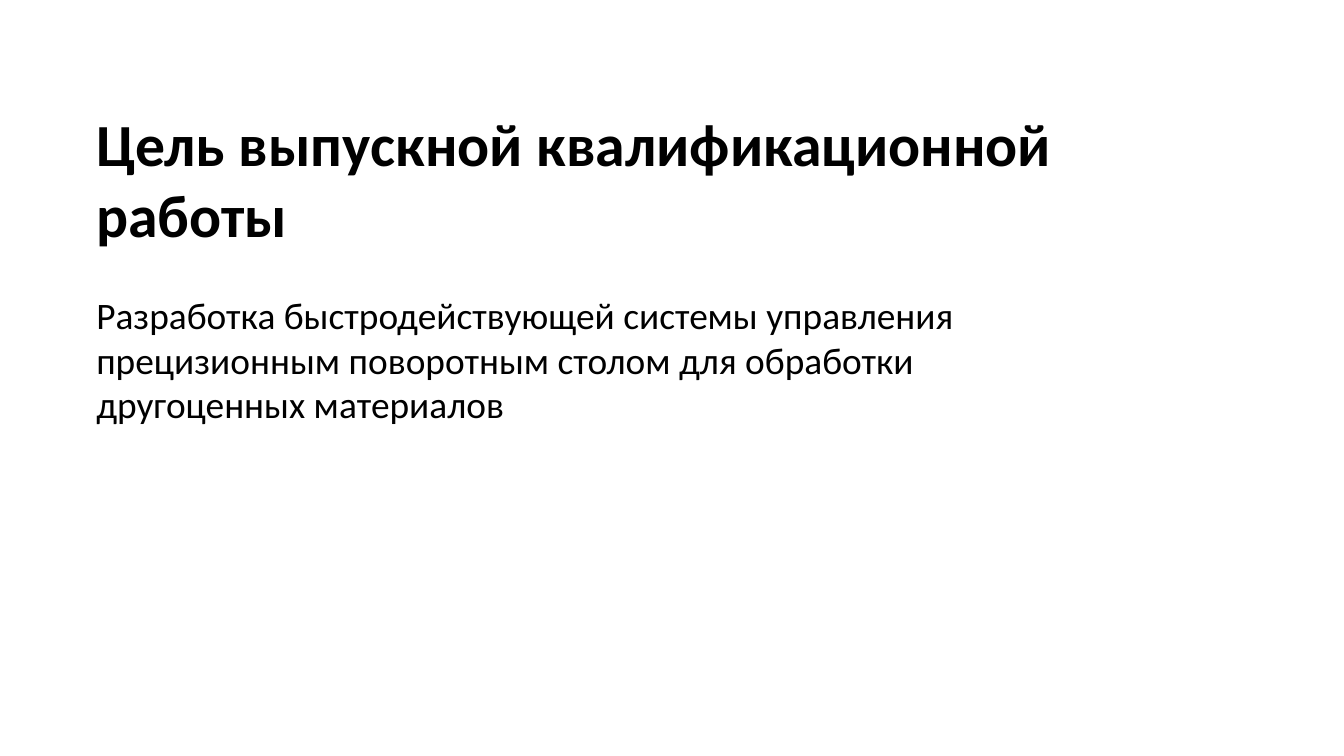
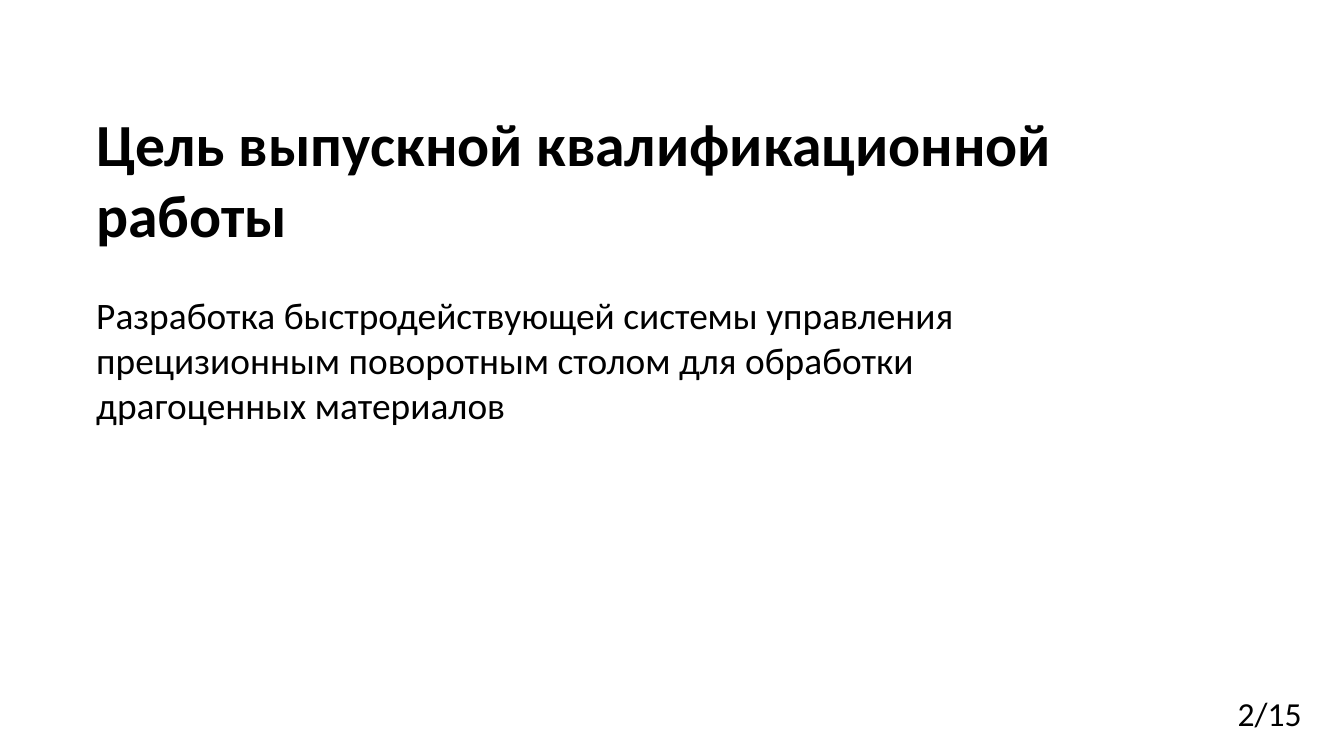
Before and after one commit to ihgorek/system_management_precision_table, a slide deck: slide 2 of диплом.pptx. Drawn at 1344x756 pixels with LibreOffice and Linux fonts; fonts in the diff are those of the drawing; background and template pictures are left out. Boxes give left, top, right and bottom in pixels: in the first picture for what was removed or moved away, otherwise in the second. Text is boxed around its words. In the diff, an @@ line names an element or a change of style, - is before the commit and + after.

```diff
--- a/диплом.pptx
+++ b/диплом.pptx
@@ text at bbox=[96, 303, 953, 425]: text changed @@
-Разработка быстродействующей системы управления прецизионным поворотным столом для обработки другоценных материалов
+Разработка быстродействующей системы управления прецизионным поворотным столом для обработки драгоценных материалов
@@ text added at bbox=[1238, 702, 1302, 728], 18 pt, text #000000 @@
+2/15
```
Also in this commit, not shown: 14 other slides changed, 1 other file.
